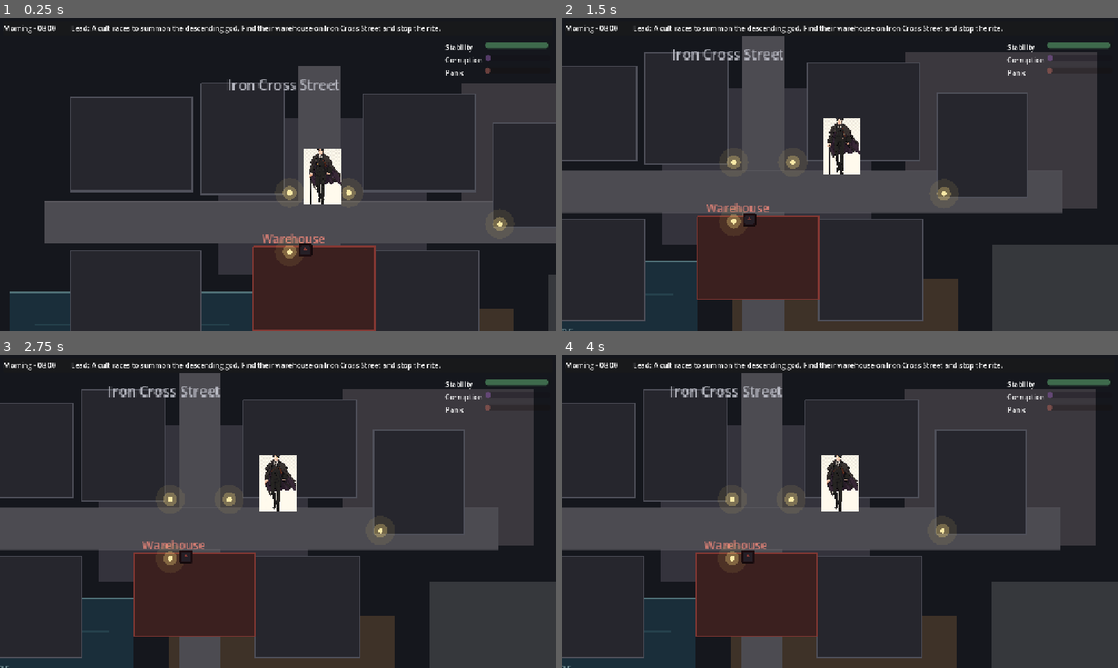
Above: before the commit, frames 1-4 (two rows, left to right).
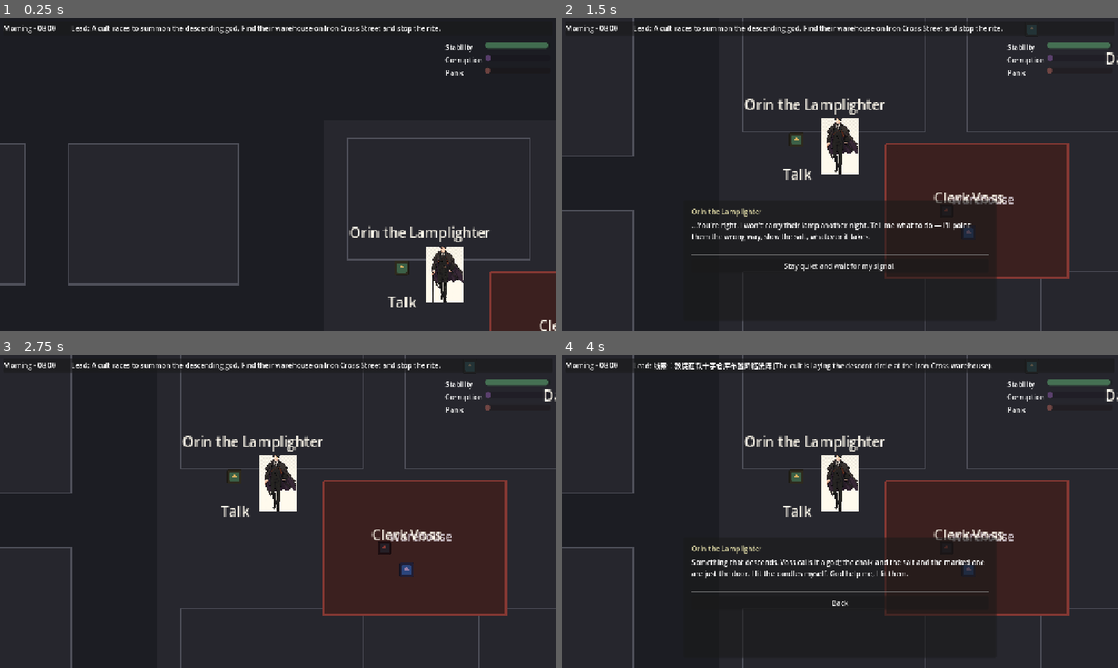
Above: after the commit, the same moments.

Repository: MaEnqiMark/Tingen-Game
Game: Godot game, scene res://scenes/Main.tscn
Same seed, same stepped clock (60 frames per second), same inputs: the game is played once before the commit and once after it. The engine's default icon, where the game draws it, is replaced by a stand-in: a white triangle on a blue panel in a dark square.
Inputs (mouse positions are in pixels of both pictures, inside the frame that each line leads up to):
- Up to frame 1 (0.25 s): no input
- Up to frame 2 (1.5 s): move the mouse to (962, 158) at 0.52 s; hold D (move_right) 0.53-1.25 s; hold E (interact) 0.53-1.25 s; click (962, 158) at 0.67 s; click (840, 280) at 1.25 s, where only the run after the commit has a clickable "[Persuade] You don't have to …"
- Up to frame 3 (2.75 s): click (278, 602) at 2 s, where only the run after the commit has a clickable "Stay quiet and wait for my si…"
- Up to frame 4 (4 s): tap Enter at 2.75 s; drag from (728, 527) to (812, 574) at 2.77 s; click (840, 602) at 3.5 s, where only the run after the commit has a clickable "What are they summoning?"

The runs differ from the first frame. In frame 1, 27% of the frame differs, in the area x 0-100%, y 15-100%; in frame 2, 32%; in frame 3, 27%; in frame 4, 32%, in the area x 0-100%, y 0-100%.

Commit message:
feat: rebuild LiveDistrict to scale from CityLayout (visuals + collision)
The whole city is now built data-driven from CityLayout: ground, district
tints, the river/harbor and every building block (each a solid collider), the
warehouse rite site, and re-anchored player/agent/sabotage spawns.

Co-Authored-By: Claude Opus 4.7 <noreply@anthropic.com>

Diff:
--- a/tingen/src/LiveDistrict.gd
+++ b/tingen/src/LiveDistrict.gd
@@ -1,26 +1,32 @@
 extends Node2D
-## The live district. The agent-sim brain visibly drives the cast here: one rendered NPC
-## per registry Agent (data-driven, not hand-placed), each bound by id so it follows its
-## Agent's beat-driven position. Pushes the real player's position into AgentRuntime every
-## frame so "active agents near the player" tracks what is on screen, and presents the
-## summoning climax when SummoningPlan's countdown hits zero.
-##
-## The set itself is built procedurally in `_build_streetscape`: the district *regions* are
-## drawn data-driven from districts.json (so they always match the map and risk model), while
-## the Iron Cross crossroads, the flanking buildings, the harbor waterfront, the street lamps
-## and the warehouse (the rite site the cult converges on) are authored set-dressing anchored
-## to the known site coordinates. No external art — every shape is a Polygon2D/Line2D/Label.
+## The live, to-scale district. Built data-driven from CityLayout, which transforms the canonical
+## map-pixel authoring (data/city_layout.json) into world space via MapProjection: the whole city
+## — five districts, the east river/harbor, and many small building blocks — is laid out true to
+## tingen_map.png. Each block and water body gets a visual Polygon2D plus a StaticBody2D /
+## CollisionPolygon2D so the player and agents collide with the city. One rendered NPC per registry
+## Agent is spawned at its (rescaled) position and follows its beat-driven goal. The warehouse
+## (降临 / the cult's rite site) is open maroon set-dressing the cast converges on; the player can
+## spoil the gathered cache there. The map underlay, camera bounds, city-edge walls, and the baked
+## navmesh are layered on in LiveDistrict's later build steps.
 
 const NPC_SCENE: PackedScene = preload("res://scenes/NPC.tscn")
 const PLAYER_SCENE: PackedScene = preload("res://scenes/Player.tscn")
 const INTERACTABLE_SCENE: PackedScene = preload("res://scenes/Interactable.tscn")
 const DISTRICTS_PATH: String = "res://data/districts.json"
 
-## The warehouse north door, by the rite-door lamp — where the sabotage point stands so the
-## player can reach the cult's gathered cache on foot. Inside ActionCommit.RITE_RADIUS of (420,360).
-const SABOTAGE_POINT: Vector2 = Vector2(420, 352)
-
-# Per-district ground tints by id; districts not listed fall back to GROUND_DISTRICT.
+## Player spawn: a street just south of the Iron Cross blocks (map (470,360) x3.5). On the walkable
+## negative space between buildings, a short walk from the warehouse rite site.
+@export var player_start: Vector2 = Vector2(1645, 1260)
+
+## The sabotage point at the warehouse door (map (505,372) x3.5): ~35u from the rite site, inside
+## ActionCommit.RITE_RADIUS so the player can spoil the gathered cache by hand.
+const SABOTAGE_POINT: Vector2 = Vector2(1767.5, 1302.0)
+## The warehouse building footprint in world space (map rect (485,350)-(545,394) x3.5). Visual
+## set-dressing only (no collider) so cultists gather in its open courtyard and the player reaches
+## the sabotage point.
+const WAREHOUSE_RECT: Rect2 = Rect2(1697.5, 1225.0, 210.0, 154.0)
+
+# Per-district translucent ground tints by id; districts not listed fall back to GROUND_DISTRICT.
 const DISTRICT_TINTS: Dictionary = {
 	"iron_cross": Color(0.205, 0.205, 0.255),
 	"harbor": Color(0.105, 0.185, 0.245),
@@ -28,116 +34,101 @@
 	"night_market": Color(0.245, 0.200, 0.170),
 	"uptown": Color(0.215, 0.225, 0.255),
 }
-const GROUND_BASE: Color = Color(0.085, 0.095, 0.125)   # void beyond the mapped districts
+const GROUND_BASE: Color = Color(0.110, 0.120, 0.150)        # the streets/paving filling city_outline
 const GROUND_DISTRICT: Color = Color(0.180, 0.180, 0.220)
-const ROAD: Color = Color(0.300, 0.300, 0.345)
+const WATER_FILL: Color = Color(0.085, 0.150, 0.205)
+const WATER_EDGE: Color = Color(0.400, 0.560, 0.610, 0.70)
 const BUILDING_FILL: Color = Color(0.150, 0.155, 0.190)
 const BUILDING_EDGE: Color = Color(0.310, 0.320, 0.380)
-const WATER_EDGE: Color = Color(0.400, 0.560, 0.610, 0.70)
-# The rite site. Sits at the south foot of the north-south street; agents pathing to the
-# warehouse site (420,360) gather at its north door.
-const WAREHOUSE_RECT: Rect2 = Rect2(360, 348, 140, 96)
 const WAREHOUSE_FILL: Color = Color(0.235, 0.130, 0.130)
 const WAREHOUSE_EDGE: Color = Color(0.520, 0.225, 0.215)
 
-@export var player_start: Vector2 = Vector2(440, 300)
-
 var _player: Node2D = null
 
 func _ready() -> void:
-	_build_streetscape()
+	_build_city()
 	_spawn_player()
 	_spawn_agents()
 	_spawn_rite_sabotage_point()
-	# The climax (and its win/lose endings) is owned by the EndGame autoload, which persists
-	# across world swaps and pauses the tree to raise the end screen. The live district just
-	# dresses the set; it no longer resolves the fight.
 
 # --- Set construction -------------------------------------------------------------------
-## Build the streetscape under one "Streetscape" node, added first so the player and NPCs
-## (spawned after) render on top of it. Draw order within the group runs back-to-front:
-## base ground -> district regions -> water -> roads -> buildings -> warehouse -> lamps -> labels.
-func _build_streetscape() -> void:
+## Build the city under one "Streetscape" node (added first so the cast renders on top). The fills,
+## district tints, water, and building blocks are all data-driven from CityLayout; the warehouse is
+## authored maroon set-dressing at the rite site.
+func _build_city() -> void:
 	var s := Node2D.new()
 	s.name = "Streetscape"
 	add_child(s)
 
-	_block(s, Rect2(-400, -400, 2000, 1600), GROUND_BASE)
-
-	# District regions, straight from the same data the map and risk model read.
+	var layout := CityLayout.load_default()
+
+	# 1) Ground base filling the city outline (the streets/negative space read as paving).
+	var ground := Polygon2D.new()
+	ground.polygon = layout.outline()
+	ground.color = GROUND_BASE
+	s.add_child(ground)
+
+	# 2) District tints, from the same map_polygon data the panel & risk model read.
 	for d in _load_districts():
-		var poly: PackedVector2Array = _poly_of(d)
+		var poly := _district_world_poly(d)
 		if poly.size() < 3:
 			continue
 		var pg := Polygon2D.new()
 		pg.polygon = poly
-		pg.color = DISTRICT_TINTS.get(String(d.get("id", "")), GROUND_DISTRICT)
+		var tint: Color = DISTRICT_TINTS.get(String(d.get("id", "")), GROUND_DISTRICT)
+		tint.a = 0.45
+		pg.color = tint
 		s.add_child(pg)
 
-	# Harbor waterfront: a bright quay edge along the harbor's north shore plus a few ripples.
-	_line(s, [Vector2(80, 400), Vector2(360, 400)], WATER_EDGE, 2.0)
-	for i in 3:
-		var y := 438.0 + i * 46.0
-		_line(s, [Vector2(108, y), Vector2(332, y)], Color(0.170, 0.300, 0.360, 0.65), 2.0)
-
-	# The Iron Cross itself — an east-west street meeting a north-south street.
-	_block(s, Rect2(120, 296, 660, 48), ROAD)
-	_block(s, Rect2(412, 140, 48, 360), ROAD)
-	_line(s, [Vector2(120, 296), Vector2(780, 296)], Color(0.42, 0.42, 0.47, 0.45), 1.0)
-	_line(s, [Vector2(120, 344), Vector2(780, 344)], Color(0.42, 0.42, 0.47, 0.45), 1.0)
-
-	# Tenements and shops flanking the crossroads.
-	for b in [Rect2(150, 176, 140, 108), Rect2(150, 352, 150, 116), Rect2(300, 160, 96, 128),
-			Rect2(486, 172, 130, 112), Rect2(500, 352, 120, 116), Rect2(636, 206, 104, 120)]:
-		_building(s, b, BUILDING_FILL, BUILDING_EDGE)
-
-	# The warehouse — the cult's rite site, set apart by an ominous maroon and a name.
-	_building(s, WAREHOUSE_RECT, WAREHOUSE_FILL, WAREHOUSE_EDGE)
-	_place_label(s, WAREHOUSE_RECT.position + Vector2(10, -18), "Warehouse", Color(0.88, 0.52, 0.50), 13)
-
-	# Street lamps (the lamplighter's work) pooling warm light at the crossing and the rite door.
-	for p in [Vector2(402, 286), Vector2(470, 286), Vector2(402, 354), Vector2(644, 322)]:
-		_lamp(s, p)
-
-	# Place-names. Kept ASCII — the fallback font has no CJK glyphs.
-	_place_label(s, Vector2(330, 150), "Iron Cross Street", Color(0.72, 0.74, 0.82), 16)
-	_place_label(s, Vector2(150, 470), "The Harbor", Color(0.50, 0.62, 0.68), 12)
-
-func _block(parent: Node2D, rect: Rect2, color: Color) -> Polygon2D:
+	# 3) Water (river + harbor): visual fill + edge + a solid body so the player can't enter it.
+	for w in layout.water():
+		_fill(s, w, WATER_FILL)
+		_outline(s, w, WATER_EDGE, 2.0)
+		_solid(s, w, "city_water")
+
+	# 4) Building blocks: visual fill + edge + a solid body each.
+	for b in layout.blocks():
+		_fill(s, b, BUILDING_FILL)
+		_outline(s, b, BUILDING_EDGE, 1.5)
+		_solid(s, b, "city_block")
+
+	# 5) The warehouse — maroon, named, no collider (open rite courtyard).
+	var wh_poly := _rect_poly(WAREHOUSE_RECT)
+	_fill(s, wh_poly, WAREHOUSE_FILL)
+	_outline(s, wh_poly, WAREHOUSE_EDGE, 2.0)
+
+	# 6) Landmark labels (rite site, cathedral, bridge, market, harbor) at their world positions.
+	for lm in layout.landmarks():
+		_place_label(s, (lm["pos"] as Vector2) + Vector2(-30, -22), String(lm["label"]),
+			Color(0.86, 0.84, 0.92), 13)
+
+func _fill(parent: Node2D, poly: PackedVector2Array, color: Color) -> void:
 	var p := Polygon2D.new()
-	p.polygon = PackedVector2Array([rect.position, Vector2(rect.end.x, rect.position.y),
-		rect.end, Vector2(rect.position.x, rect.end.y)])
+	p.polygon = poly
 	p.color = color
 	parent.add_child(p)
-	return p
-
-func _building(parent: Node2D, rect: Rect2, fill: Color, edge: Color) -> void:
-	_block(parent, rect, fill)
-	_line(parent, [rect.position, Vector2(rect.end.x, rect.position.y), rect.end,
-		Vector2(rect.position.x, rect.end.y), rect.position], edge, 1.5)
-
-func _line(parent: Node2D, pts: Array, color: Color, w: float) -> void:
+
+func _outline(parent: Node2D, poly: PackedVector2Array, color: Color, w: float) -> void:
 	var l := Line2D.new()
-	l.points = PackedVector2Array(pts)
+	var pts := poly
+	pts.append(poly[0])   # close the loop
+	l.points = pts
 	l.width = w
 	l.default_color = color
 	parent.add_child(l)
 
-## A street lamp: a faint halo, a warmer glow, and a bright core — all texture-free discs.
-func _lamp(parent: Node2D, center: Vector2) -> void:
-	_disc(parent, center, 17.0, Color(0.95, 0.85, 0.45, 0.10))
-	_disc(parent, center, 8.0, Color(1.0, 0.90, 0.55, 0.30))
-	_disc(parent, center, 3.0, Color(1.0, 0.96, 0.72, 0.95))
-
-func _disc(parent: Node2D, center: Vector2, radius: float, color: Color, segments: int = 16) -> void:
-	var pts := PackedVector2Array()
-	for i in segments:
-		var a := TAU * float(i) / float(segments)
-		pts.append(center + Vector2(cos(a), sin(a)) * radius)
-	var p := Polygon2D.new()
-	p.polygon = pts
-	p.color = color
-	parent.add_child(p)
+## A static collider for a closed polygon, tagged with `group` so tests can count blocks/water.
+func _solid(parent: Node2D, poly: PackedVector2Array, group: String) -> void:
+	var body := StaticBody2D.new()
+	body.add_to_group(group)
+	var col := CollisionPolygon2D.new()
+	col.polygon = poly
+	body.add_child(col)
+	parent.add_child(body)
+
+func _rect_poly(r: Rect2) -> PackedVector2Array:
+	return PackedVector2Array([r.position, Vector2(r.end.x, r.position.y), r.end,
+		Vector2(r.position.x, r.end.y)])
 
 func _place_label(parent: Node2D, pos: Vector2, text: String, color: Color, size: int) -> void:
 	var l := Label.new()
@@ -153,14 +144,34 @@
 	var parsed: Variant = JSON.parse_string(FileAccess.get_file_as_string(DISTRICTS_PATH))
 	return parsed if typeof(parsed) == TYPE_ARRAY else []
 
-func _poly_of(d: Dictionary) -> PackedVector2Array:
+## A district's outline in world space, from its canonical map_polygon (x CITY_SCALE).
+func _district_world_poly(d: Dictionary) -> PackedVector2Array:
 	var pts := PackedVector2Array()
-	var raw: Array = d.get("polygon", [])
+	var raw: Array = d.get("map_polygon", [])
 	for i in range(0, raw.size() - 1, 2):
-		pts.append(Vector2(float(raw[i]), float(raw[i + 1])))
+		pts.append(MapProjection.map_to_world(Vector2(float(raw[i]), float(raw[i + 1]))))
 	return pts
 
-## Test/debug seam: true once the streetscape has drawn and labeled the warehouse rite site.
+# --- Test/debug seams -------------------------------------------------------------------
+## Number of solid building-block colliders realized from the layout data.
+func city_block_count() -> int:
+	return _count_in_group("city_block")
+
+## Number of solid water-body colliders realized from the layout data.
+func city_water_count() -> int:
+	return _count_in_group("city_water")
+
+func _count_in_group(group: String) -> int:
+	var s: Node = get_node_or_null("Streetscape")
+	if s == null:
+		return 0
+	var n := 0
+	for c in s.get_children():
+		if c.is_in_group(group):
+			n += 1
+	return n
+
+## True once the streetscape has labeled the warehouse rite site.
 func has_warehouse_marker() -> bool:
 	var s: Node = get_node_or_null("Streetscape")
 	if s == null:
@@ -170,8 +181,7 @@
 			return true
 	return false
 
-## Test/debug seam: true once the rite-cache sabotage interactable has been placed, so the player
-## has a reachable way to strip the cult's stock by hand.
+## True once the rite-cache sabotage interactable has been placed.
 func has_sabotage_point() -> bool:
 	for c in get_children():
 		if c.is_in_group("interactable") and bool(c.get("sabotage_cache")):
@@ -192,9 +202,9 @@
 		add_child(npc)
 		npc.global_position = a.position
 
-## The player's hands-on counter to the summoning: a sabotage point at the warehouse door. Walk
-## up, press E, and one gathered ingredient is scattered (PlayerActions.sabotage_any) — setting the
-## rite back and weakening the descent. The cult re-gathers, so it is a tug-of-war, not a kill switch.
+## The player's hands-on counter to the summoning: a sabotage point at the warehouse door. Walk up,
+## press E, and one gathered ingredient is scattered (PlayerActions.sabotage_any) — setting the rite
+## back. The cult re-gathers, so it is a tug-of-war, not a kill switch.
 func _spawn_rite_sabotage_point() -> void:
 	var node: Node2D = INTERACTABLE_SCENE.instantiate()
 	node.sabotage_cache = true
--- a/tingen/tests/run_tests.gd
+++ b/tingen/tests/run_tests.gd
@@ -1230,12 +1230,15 @@
 			npc_count += 1
 	_ok(npc_count == Ag.all().size(), "spawns one NPC per registry agent")
 	_ok(AR.player_position == scene.player_start, "runtime player_position fed from the live player")
-	# Procedural streetscape: the set is dressed (not a void) and names the cult's rite site.
+	_ok(scene.player_start.is_equal_approx(Vector2(1645, 1260)), "player starts on a street near the rite site")
+	# The city is built data-driven from CityLayout: every block and water body is realized.
+	var layout := CityLayout.load_default()
+	_ok(scene.city_block_count() == layout.blocks().size() and scene.city_block_count() >= 20,
+		"one solid collider per building block (>= 20)")
+	_ok(scene.city_water_count() == layout.water().size(), "one solid collider per water body")
 	var street: Node = scene.get_node_or_null("Streetscape")
 	_ok(street != null, "live district builds a streetscape")
-	_ok(street != null and street.get_child_count() >= 15, "streetscape is richly dressed")
 	_ok(scene.has_warehouse_marker(), "streetscape marks the warehouse (rite site)")
-	# The player's hands-on counter to the rite: a sabotage interactable stands at the warehouse.
 	_ok(scene.has_method("has_sabotage_point") and scene.has_sabotage_point(),
 		"streetscape places a sabotage interactable at the rite site")
 	scene.queue_free()
